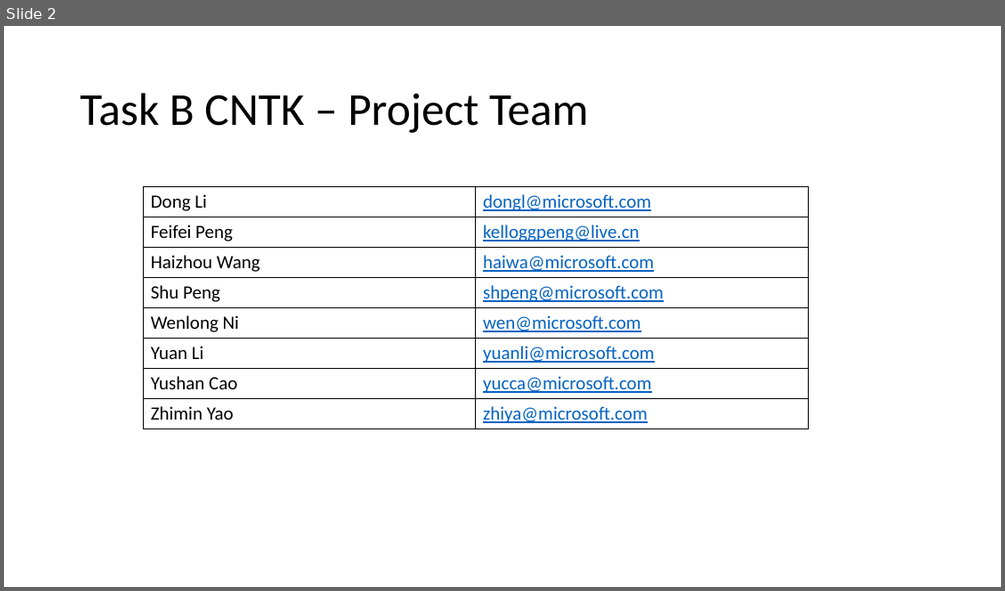
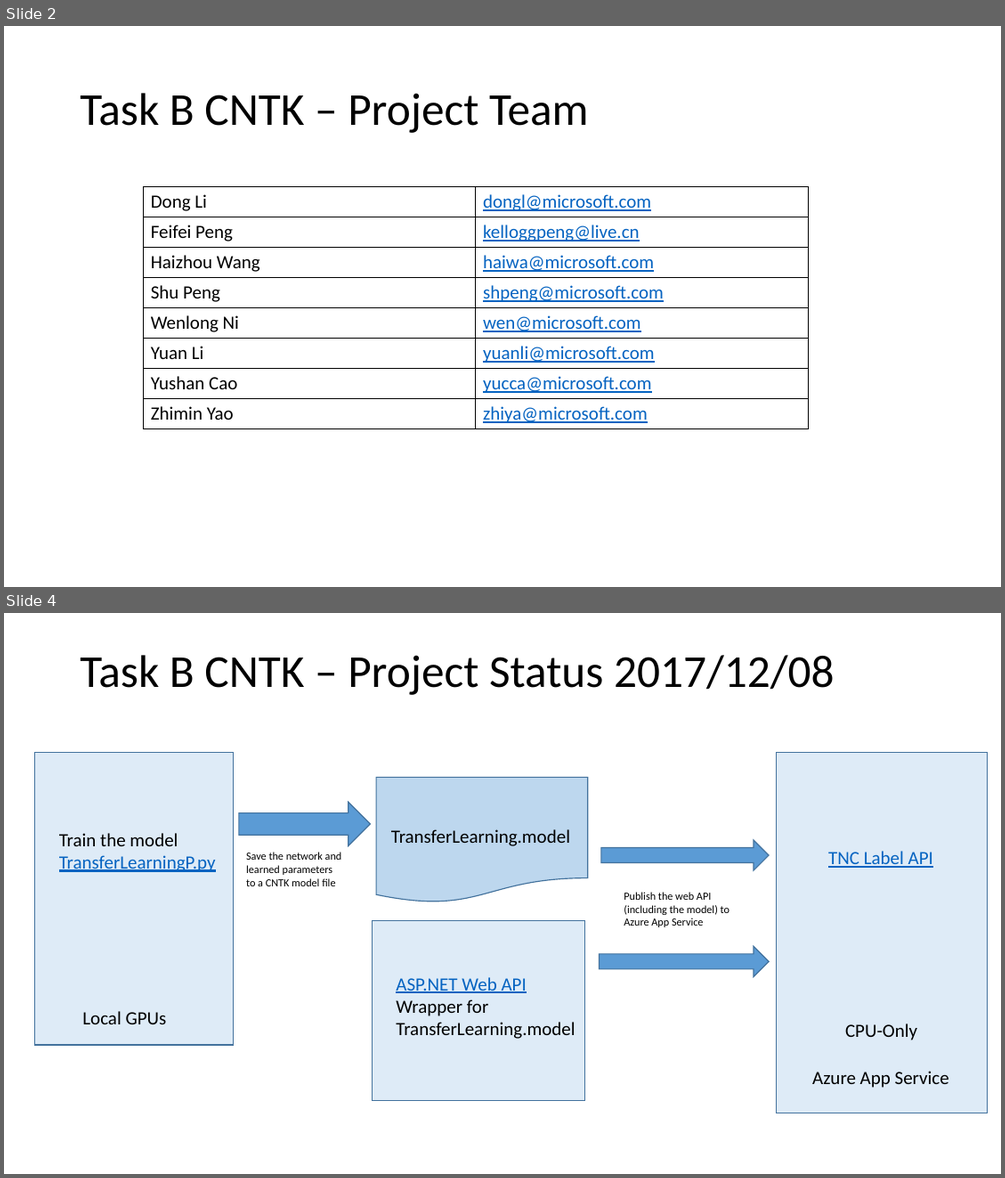
Before and after one commit to tncchina/AnimalLabel, a slide deck: Document/CNTK_Project_Status_20171208.pptx. Shown one above the other, each under a label of ours: slide 2 before the commit, slides 2 and 4 after it; the slides between them are not shown. The pictures are 1005x591 and 1005x1178 pixels, drawn with LibreOffice and Linux fonts; fonts in the diff are those of the drawing. Boxes give left, top, right and bottom in pixels: in the first picture for what was removed or moved away, otherwise in the second. Text is boxed around its words. In the diff, an @@ line names an element or a change of style, - is before the commit and + after.

Commit message:
updated the project status for 2017/12/08

```diff
--- a/Document/CNTK_Project_Status_20171208.pptx
+++ b/Document/CNTK_Project_Status_20171208.pptx
@@ slide 4 added at (4, 613, 1001, 1174), background #FFFFFF @@
@@ title added at (80, 655, 834, 695), 44 pt, text #000000 @@
+Task B CNTK – Project Status 2017/12/08
@@ rectangle added at (34, 752, 233, 1045), fill #DEEBF7, outline #43739E 1 pt @@
@@ rectangle added at (777, 752, 987, 1112), fill #DEEBF7, outline #43739E 1 pt @@
@@ flow chart document added at (376, 777, 588, 902), fill #BDD7EE, outline #43739E 1 pt @@
@@ right arrow added at (239, 803, 371, 846), fill #5B9BD5, outline #43739E 1 pt @@
@@ text added at (59, 833, 216, 872), 18 pt, text #0563C1, underline @@
+Train the model
+TransferLearningP.py
@@ text added at (246, 852, 342, 886), 10.5 pt, text #000000 @@
+Save the network and
+learned parameters
+to a CNTK model file
@@ text added at (391, 829, 570, 846), 18 pt, text #000000 @@
+TransferLearning.model
@@ right arrow added at (601, 840, 769, 871), fill #5B9BD5, outline #43739E 1 pt @@
@@ text added at (828, 851, 933, 868), 18 pt, text #0563C1, underline @@
+TNC Label API
@@ text added at (623, 892, 729, 927), 10.5 pt, text #000000 @@
+Publish the web API
+(including the model) to
+Azure App Service
@@ rectangle added at (372, 921, 585, 1101), fill #DEEBF7, outline #43739E 1 pt @@
@@ right arrow added at (599, 947, 769, 977), fill #5B9BD5, outline #43739E 1 pt @@
@@ text added at (396, 977, 574, 1038), 18 pt, text #000000 @@
+ASP.NET Web API
+Wrapper for
+TransferLearning.model
@@ text added at (82, 1011, 167, 1024), 18 pt, text #000000 @@
+Local GPUs
@@ text added at (845, 1023, 917, 1040), 18 pt, text #000000 @@
+CPU-Only
@@ text added at (812, 1070, 949, 1087), 18 pt, text #000000 @@
+Azure App Service
```
Also in this commit, not shown: 1 slide changed.
